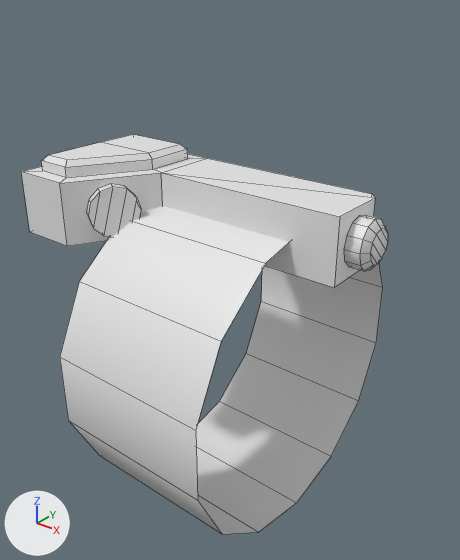
An edit to the OBJ model Vac u me/Assets/Models/Recipt_GUI_Device.obj, drawn before and after from the same camera.
Rendered twice from a camera (50 mm lens) standing at (72.7, -85.3, 45.6) and looking at (-2.6, 8.8, -12.8). The axes (+X, +Y, +Z) are drawn at lower left. The lights are the same throughout. Mesh edges are drawn as thin lines. Where no turn or scale is listed for an object, it has been applied to the vertices.

In view in the first picture: 'Recipt_GUI_Device'.
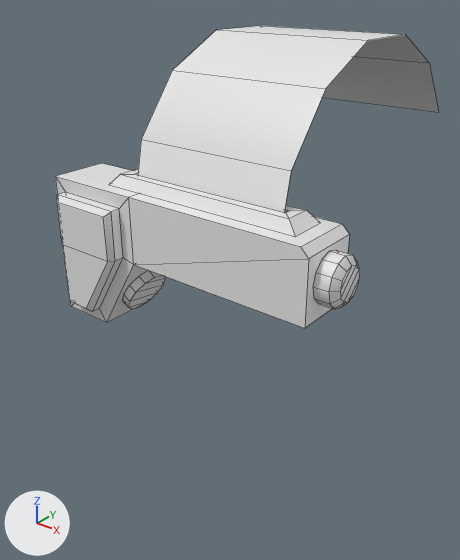
Diff of the bpy script that builds the scene:
```diff
--- a/Vac u me/Assets/Models/Recipt_GUI_Device.obj.py
+++ b/Vac u me/Assets/Models/Recipt_GUI_Device.obj.py
@@ me_recipt_gui_device @@
 # used by ob_recipt_gui_device; location = (0.0, 0.0, 0.0)
-me_recipt_gui_device.from_pydata(...)  # 140 vertices, 107 faces; spans x -29.8..32.6, y -27.7..35.1, z -57.1..15.0
+me_recipt_gui_device.from_pydata(...)  # 126 vertices, 99 faces; spans x -29.8..32.6, y -15.0..53.9, z -19.4..35.1
+# me_recipt_gui_device part 1: the loose piece of 36 vertices spanning x -29.8..28.6, y -19.4..9.5, z 0.0..15.0 is turned 90 degrees about the x axis through the mesh origin
+# me_recipt_gui_device part 2: the loose piece of 24 vertices spanning x -16.3..-9.6, y -16.9..-7.6, z 1.3..10.9 is turned 90 degrees about the x axis through the mesh origin
+# me_recipt_gui_device part 3: the loose piece of 16 vertices spanning x -17.4..24.4, y 9.4..11.5, z 1.9..9.1 is turned 90 degrees about the x axis through the mesh origin
+# me_recipt_gui_device part 4: the loose piece of 36 vertices spanning x 28.6..32.6, y -1.5..7.2, z 1.6..10.4 is turned 90 degrees about the x axis through the mesh origin
+# me_recipt_gui_device part 5: a new loose piece of 14 vertices spanning x -13.2..19.8, y -7.3..53.9, z 3.7..35.1
+# me_recipt_gui_device part 6: the loose piece of 28 vertices spanning x -13.2..19.8, y -27.7..35.1, z -57.1..7.3 is deleted
```

What differs and where, as boxes (x1, y1, x2, y2) in the pictures (460 x 560 px; the box of a moved part takes in the faces that stretch with it):
'Recipt_GUI_Device', reshaped (24% shorter): before (21, 134, 388, 534); after (55, 26, 439, 328)
part 1 of me_recipt_gui_device, moved or reshaped: before (21, 134, 376, 288); after (55, 163, 350, 328)
part 2 of me_recipt_gui_device, moved or reshaped: before (86, 184, 141, 237); after (122, 270, 165, 309)
part 3 of me_recipt_gui_device, moved or reshaped (not visible before): after (109, 169, 320, 237)
part 4 of me_recipt_gui_device, moved or reshaped: before (344, 215, 388, 271); after (313, 250, 360, 309)
part 5 of me_recipt_gui_device, added: after (138, 26, 439, 212)
part 6 of me_recipt_gui_device, deleted: before (60, 206, 383, 534)
